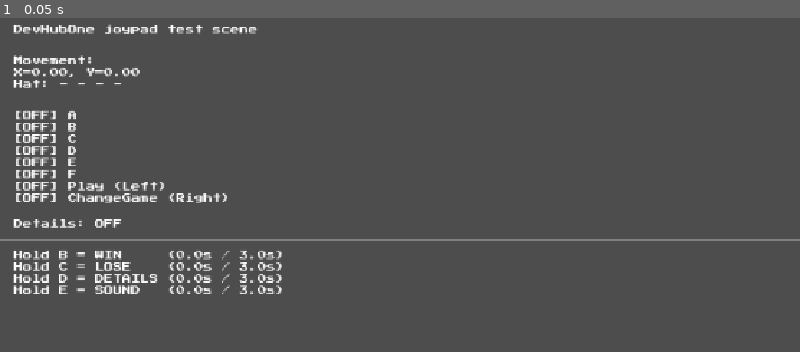
Above: before the commit, frame 1.
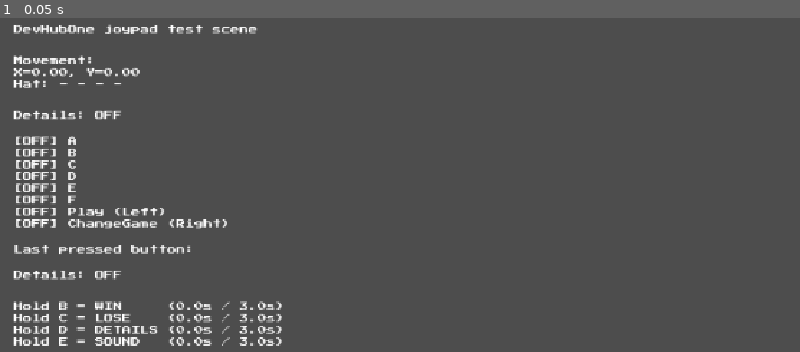
Above: after the commit, the same moment.

Repository: alemaki/DHO_arcade_godot_addon
Game: Godot game, scene res://scenes/devhubone_joystick_test.tscn
The game is run twice, just before and just after one commit, with the same random seed, the same clock (stepped at 60 frames per second) and the same inputs. The project has no main scene, so this scene is started directly.
Inputs:
- Up to frame 1 (0.05 s): no input

The runs differ from the first frame. In frame 1, 6.0% of the frame differs, in the area x 0-100%, y 27-99%.
Error before the commit: Parse Error: Cannot call non-static function "get_input_vector()" on the class "DHOInput" directly. Make an instance instead. (res://scripts/xy_joystick.gd:16)
Error after the commit: Assertion failed. (res://scripts/dho_xy_joystick_label.gd:15)

Commit message:
Updated xy joystick label.

Diff:
--- a/scenes/devhubone_joystick_test.tscn
+++ b/scenes/devhubone_joystick_test.tscn
@@ -1,12 +1,15 @@
 [gd_scene format=3 uid="uid://beq43jnkebwdo"]
 
-[ext_resource type="Script" uid="uid://byifledreqwcf" path="res://scripts/xy_joystick.gd" id="1_0xq6w"]
 [ext_resource type="FontFile" uid="uid://dpyjihv03bxd0" path="res://Fonts/Press_Start_2P/PressStart2P-Regular.ttf" id="1_qn1hh"]
 [ext_resource type="Script" uid="uid://b42bfkgiqte6e" path="res://scripts/dho_button_label_control.gd" id="2_70se8"]
-[ext_resource type="Script" uid="uid://cxxx6xl2huta8" path="res://scripts/detailed_label.gd" id="4_4g43j"]
+[ext_resource type="Script" uid="uid://cwsg5lygoewbf" path="res://scripts/dho_xy_joystick_label.gd" id="2_xi5co"]
+[ext_resource type="Script" uid="uid://dux0gucsr622e" path="res://scripts/dho_currently_pressed_button_label.gd" id="3_xi5co"]
+[ext_resource type="Script" uid="uid://cxxx6xl2huta8" path="res://scripts/dho_detailed_label.gd" id="4_4g43j"]
 [ext_resource type="Script" uid="uid://b4b6km7il5ch1" path="res://scripts/dho_hold_label.gd" id="4_41277"]
+[ext_resource type="Script" uid="uid://diehq1u621bbw" path="res://scripts/dho_last_pressed_label.gd" id="4_vgd2g"]
 [ext_resource type="Script" uid="uid://d4a3ms1wru5dr" path="res://scripts/events/dho_show_details.gd" id="5_uuk3a"]
 [ext_resource type="Script" uid="uid://dvx4onvuv6cxa" path="res://scripts/events/dho_play_sound.gd" id="6_rwodt"]
+[ext_resource type="Script" uid="uid://qkevjtyxu8q1" path="res://scripts/dho_hold_detector.gd" id="7_6dpnn"]
 [ext_resource type="AudioStream" uid="uid://cxek813k56rw5" path="res://sound/audio-test.mp3" id="7_l5w76"]
 [ext_resource type="Script" uid="uid://ccdj83skhqvcr" path="res://scripts/dho_input.gd" id="9_64xq8"]
 
@@ -55,7 +58,7 @@
 [node name="XY_Joystick_detector" type="Label" parent="Tree/MovementContainer/VBoxContainer" unique_id=563201456]
 layout_mode = 2
 text = "X=0.00, Y=0.00"
-script = ExtResource("1_0xq6w")
+script = ExtResource("2_xi5co")
 
 [node name="Movement label2" type="Label" parent="Tree/MovementContainer/VBoxContainer" unique_id=1861503890]
 layout_mode = 2
@@ -64,6 +67,15 @@
 [node name="HSeparator2" type="HSeparator" parent="Tree" unique_id=272448615]
 layout_mode = 2
 
+[node name="CurrentlyPressedButtonsContainer" type="MarginContainer" parent="Tree" unique_id=1598638795]
+layout_mode = 2
+
+[node name="CurrentlyPressedButtonLabel" type="Label" parent="Tree/CurrentlyPressedButtonsContainer" unique_id=592775535]
+layout_mode = 2
+text = "Details: OFF"
+script = ExtResource("3_xi5co")
+metadata/_custom_type_script = "uid://cxxx6xl2huta8"
+
 [node name="ButtonContainer" type="MarginContainer" parent="Tree" unique_id=1828789745]
 layout_mode = 2
 
@@ -116,6 +128,16 @@
 text = "[OFF] ChangeGame (Right)"
 script = ExtResource("2_70se8")
 button_capture = 7
+
+[node name="LastPressedButtonContainer" type="MarginContainer" parent="Tree" unique_id=104521971]
+layout_mode = 2
+
+[node name="LastPressedButtonLabel" type="Label" parent="Tree/LastPressedButtonContainer" unique_id=1549349039 node_paths=PackedStringArray("input_node")]
+layout_mode = 2
+text = "Details: OFF"
+script = ExtResource("4_vgd2g")
+input_node = NodePath("../../../DHOInput")
+metadata/_custom_type_script = "uid://cxxx6xl2huta8"
 
 [node name="DetailedContainer" type="MarginContainer" parent="Tree" unique_id=1125020950]
 layout_mode = 2
@@ -138,50 +160,84 @@
 [node name="VBoxContainer" type="VBoxContainer" parent="Tree/LongPressButtonContainer" unique_id=2046574127]
 layout_mode = 2
 
-[node name="BButtonHold" type="Label" parent="Tree/LongPressButtonContainer/VBoxContainer" unique_id=1557428747 node_paths=PackedStringArray("input_node")]
+[node name="BButtonHold" type="Label" parent="Tree/LongPressButtonContainer/VBoxContainer" unique_id=1557428747 node_paths=PackedStringArray("input_node", "hold_trigger_node")]
 layout_mode = 2
 text = "Hold B = WIN     (0.0s / 3.0s)"
 script = ExtResource("4_41277")
+name_of_event = "WIN"
+input_node = NodePath("../../../../DHOInput")
+hold_trigger_node = NodePath("DHOShowDetailsHoldTrigger")
+
+[node name="DHOShowDetailsHoldTrigger" type="Node" parent="Tree/LongPressButtonContainer/VBoxContainer/BButtonHold" unique_id=121355694 node_paths=PackedStringArray("input_node", "trigger_event")]
+script = ExtResource("7_6dpnn")
+input_node = NodePath("../../../../../DHOInput")
 button_capture = 1
-name_of_event = "WIN"
-input_node = NodePath("../../../../DHOInput")
-
-[node name="CButtonHold" type="Label" parent="Tree/LongPressButtonContainer/VBoxContainer" unique_id=260531101 node_paths=PackedStringArray("input_node")]
-layout_mode = 2
-text = "Hold C = LOSE    (0.0s / 3.0s)"
-script = ExtResource("4_41277")
-button_capture = 2
-name_of_event = "LOSE"
-input_node = NodePath("../../../../DHOInput")
-
-[node name="DButtonHold" type="Label" parent="Tree/LongPressButtonContainer/VBoxContainer" unique_id=1313128028 node_paths=PackedStringArray("hold_event", "input_node")]
-layout_mode = 2
-text = "Hold D = DETAILS (0.0s / 3.0s)"
-script = ExtResource("4_41277")
-button_capture = 3
-name_of_event = "DETAILS"
-hold_event = NodePath("DHOShowDetails")
-input_node = NodePath("../../../../DHOInput")
-
-[node name="DHOShowDetails" type="Node" parent="Tree/LongPressButtonContainer/VBoxContainer/DButtonHold" unique_id=1196848703]
+trigger_event = NodePath("DHOShowDetails")
+metadata/_custom_type_script = "uid://qkevjtyxu8q1"
+
+[node name="DHOShowDetails" type="Node" parent="Tree/LongPressButtonContainer/VBoxContainer/BButtonHold/DHOShowDetailsHoldTrigger" unique_id=2081776171]
 script = ExtResource("5_uuk3a")
 metadata/_custom_type_script = "uid://d4a3ms1wru5dr"
 
-[node name="EButtonHold" type="Label" parent="Tree/LongPressButtonContainer/VBoxContainer" unique_id=1742257614 node_paths=PackedStringArray("hold_event", "input_node")]
+[node name="CButtonHold" type="Label" parent="Tree/LongPressButtonContainer/VBoxContainer" unique_id=260531101 node_paths=PackedStringArray("input_node", "hold_trigger_node")]
+layout_mode = 2
+text = "Hold C = LOSE    (0.0s / 3.0s)"
+script = ExtResource("4_41277")
+name_of_event = "LOSE"
+input_node = NodePath("../../../../DHOInput")
+hold_trigger_node = NodePath("DHOShowDetailsHoldTrigger")
+
+[node name="DHOShowDetailsHoldTrigger" type="Node" parent="Tree/LongPressButtonContainer/VBoxContainer/CButtonHold" unique_id=1536857706 node_paths=PackedStringArray("input_node", "trigger_event")]
+script = ExtResource("7_6dpnn")
+input_node = NodePath("../../../../../DHOInput")
+button_capture = 2
+trigger_event = NodePath("DHOShowDetails")
+metadata/_custom_type_script = "uid://qkevjtyxu8q1"
+
+[node name="DHOShowDetails" type="Node" parent="Tree/LongPressButtonContainer/VBoxContainer/CButtonHold/DHOShowDetailsHoldTrigger" unique_id=1714974389]
+script = ExtResource("5_uuk3a")
+metadata/_custom_type_script = "uid://d4a3ms1wru5dr"
+
+[node name="DButtonHold" type="Label" parent="Tree/LongPressButtonContainer/VBoxContainer" unique_id=1313128028 node_paths=PackedStringArray("input_node", "hold_trigger_node")]
+layout_mode = 2
+text = "Hold D = DETAILS (0.0s / 3.0s)"
+script = ExtResource("4_41277")
+name_of_event = "DETAILS"
+input_node = NodePath("../../../../DHOInput")
+hold_trigger_node = NodePath("DHOShowDetailsHoldTrigger")
+
+[node name="DHOShowDetailsHoldTrigger" type="Node" parent="Tree/LongPressButtonContainer/VBoxContainer/DButtonHold" unique_id=1736415264 node_paths=PackedStringArray("input_node", "trigger_event")]
+script = ExtResource("7_6dpnn")
+input_node = NodePath("../../../../../DHOInput")
+button_capture = 3
+trigger_event = NodePath("DHOShowDetails")
+metadata/_custom_type_script = "uid://qkevjtyxu8q1"
+
+[node name="DHOShowDetails" type="Node" parent="Tree/LongPressButtonContainer/VBoxContainer/DButtonHold/DHOShowDetailsHoldTrigger" unique_id=1196848703]
+script = ExtResource("5_uuk3a")
+metadata/_custom_type_script = "uid://d4a3ms1wru5dr"
+
+[node name="EButtonHold" type="Label" parent="Tree/LongPressButtonContainer/VBoxContainer" unique_id=1742257614 node_paths=PackedStringArray("input_node", "hold_trigger_node")]
 layout_mode = 2
 text = "Hold E = SOUND   (0.0s / 3.0s)"
 script = ExtResource("4_41277")
+name_of_event = "SOUND"
+input_node = NodePath("../../../../DHOInput")
+hold_trigger_node = NodePath("DHOPlaySoundHoldTrigger")
+
+[node name="DHOPlaySoundHoldTrigger" type="Node" parent="Tree/LongPressButtonContainer/VBoxContainer/EButtonHold" unique_id=434003374 node_paths=PackedStringArray("input_node", "trigger_event")]
+script = ExtResource("7_6dpnn")
+input_node = NodePath("../../../../../DHOInput")
 button_capture = 4
-name_of_event = "SOUND"
-hold_event = NodePath("DHOPlaySound")
-input_node = NodePath("../../../../DHOInput")
-
-[node name="DHOPlaySound" type="Node" parent="Tree/LongPressButtonContainer/VBoxContainer/EButtonHold" unique_id=975648874 node_paths=PackedStringArray("player")]
+trigger_event = NodePath("DHOPlaySound")
+metadata/_custom_type_script = "uid://qkevjtyxu8q1"
+
+[node name="DHOPlaySound" type="Node" parent="Tree/LongPressButtonContainer/VBoxContainer/EButtonHold/DHOPlaySoundHoldTrigger" unique_id=975648874 node_paths=PackedStringArray("player")]
 script = ExtResource("6_rwodt")
 player = NodePath("AudioStreamPlayer")
 metadata/_custom_type_script = "uid://dvx4onvuv6cxa"
 
-[node name="AudioStreamPlayer" type="AudioStreamPlayer" parent="Tree/LongPressButtonContainer/VBoxContainer/EButtonHold/DHOPlaySound" unique_id=1942069304]
+[node name="AudioStreamPlayer" type="AudioStreamPlayer" parent="Tree/LongPressButtonContainer/VBoxContainer/EButtonHold/DHOPlaySoundHoldTrigger/DHOPlaySound" unique_id=1942069304]
 stream = ExtResource("7_l5w76")
 
 [node name="DHOInput" type="Node" parent="." unique_id=1660465069]
--- a/scripts/dho_button_label_control.gd
+++ b/scripts/dho_button_label_control.gd
@@ -6,9 +6,11 @@
 # NOTE: See dho_input.gd for more information.
 # This scripts' purpose is for the devhubone test scene. It is not intended to be used in your game.
 # Make of that what you will.
+
 extends DetailedLabel
 
 @export var button_capture: DHOInput.BUTTON = DHOInput.BUTTON.A
+@export var input_node: DHOInput = null
 
 const ON_TEXT  := "[ON ]"
 const OFF_TEXT := "[OFF]"
@@ -25,13 +27,16 @@
 	self.set_text(display_text)
 
 func _ready() -> void:
+	assert(input_node != null)
 	self.update_text(false)
+	input_node.dho_button_pressed.connect(self._on_button_pressed)
+	input_node.dho_button_released.connect(self._on_button_released)
 
-func _process(_delta: float) -> void:
-	pass
+# I can also check in process but that is better i think
+func _on_button_pressed(button: DHOInput.BUTTON) -> void:
+	if button == self.button_capture:
+		self.update_text(true)
 
-func button_pressed() -> void:
-	self.update_text(true)
-
-func button_released() -> void:
-	self.update_text(false)
+func _on_button_released(button: DHOInput.BUTTON) -> void:
+	if button == self.button_capture:
+		self.update_text(false)
--- a/scripts/dho_hold_label.gd
+++ b/scripts/dho_hold_label.gd
@@ -9,30 +9,24 @@
 
 extends Label
 
-# Measured in seconds
-@export var max_hold_duration: float =  3
-@export var button_capture: DHOInput.BUTTON = DHOInput.BUTTON.A
 @export var name_of_event: String = "START"
-@export var hold_event: DHOEvent = null
 @export var input_node: DHOInput = null
+@export var hold_trigger_node: DHOHoldTrigger = null
 
 func update_text() -> void:
 	var display_text := "Hold %s = %-7s (%.1fs / %.1fs)" % [
-		DHOInput.BUTTON_NAMES[self.button_capture],
+		DHOInput.BUTTON_NAMES[self.hold_trigger_node.button_capture],
 		self.name_of_event,
-		min(input_node.get_button_hold_duration_sec(self.button_capture), self.max_hold_duration),
-		self.max_hold_duration
+		min(input_node.get_button_hold_duration_sec(self.hold_trigger_node.button_capture),
+			self.hold_trigger_node.max_hold_duration),
+		self.hold_trigger_node.max_hold_duration
 		]
 	self.set_text(display_text)
 
 func _ready() -> void:
+	assert(hold_trigger_node != null)
 	assert(input_node != null)
 	self.update_text()
 
 func _process(_delta: float) -> void:
 	self.update_text()
-	if self.input_node.get_button_hold_duration_sec(self.button_capture) >= self.max_hold_duration:
-		if !hold_event:
-			print(self.get_name() + ": No hold event configured")
-		else:
-			hold_event.execute()
--- a/scripts/xy_joystick.gd
+++ b/scripts/dho_xy_joystick_label.gd
@@ -9,9 +9,11 @@
 
 extends Label
 
+@export var dho_input: DHOInput = null
+
 func _ready() -> void:
-	pass
+	assert(dho_input != null)
 
 func _process(_delta: float) -> void:
-	var direction := DHOInput.get_input_vector()
+	var direction := dho_input.get_input_vector()
 	self.set_text("X=%3.2f, Y=%3.2f" % [direction.x, direction.y])
--- a/scripts/events/dho_change_scene.gd
+++ b/scripts/events/dho_change_scene.gd
@@ -6,6 +6,7 @@
 # NOTE: See dho_input.gd for more information.
 # This scripts' purpose is for the devhubone test scene. It is not intended to be used in your game.
 # Make of that what you will.
+
 extends DHOEvent
 class_name DHOChangeScene
 
--- a/scripts/events/dho_event.gd
+++ b/scripts/events/dho_event.gd
@@ -6,6 +6,7 @@
 # NOTE: See dho_input.gd for more information.
 # This scripts' purpose is for the devhubone test scene. It is not intended to be used in your game.
 # Make of that what you will.
+
 extends Node
 class_name DHOEvent
 
--- a/scripts/events/dho_play_sound.gd
+++ b/scripts/events/dho_play_sound.gd
@@ -6,6 +6,7 @@
 # NOTE: See dho_input.gd for more information.
 # This scripts' purpose is for the devhubone test scene. It is not intended to be used in your game.
 # Make of that what you will.
+
 extends DHOEvent
 class_name DHOPlaySound
 
--- a/scripts/events/dho_show_details.gd
+++ b/scripts/events/dho_show_details.gd
@@ -6,6 +6,7 @@
 # NOTE: See dho_input.gd for more information.
 # This scripts' purpose is for the devhubone test scene. It is not intended to be used in your game.
 # Make of that what you will.
+
 extends DHOEvent
 class_name DHOShowDetails
 
Renamed: scripts/detailed_label.gd -> scripts/dho_detailed_label.gd
Renamed: scripts/detailed_label.gd.uid -> scripts/dho_detailed_label.gd.uid
Not shown, added: scripts/dho_xy_joystick_label.gd.uid
Not shown, removed: scripts/xy_joystick.gd.uid
